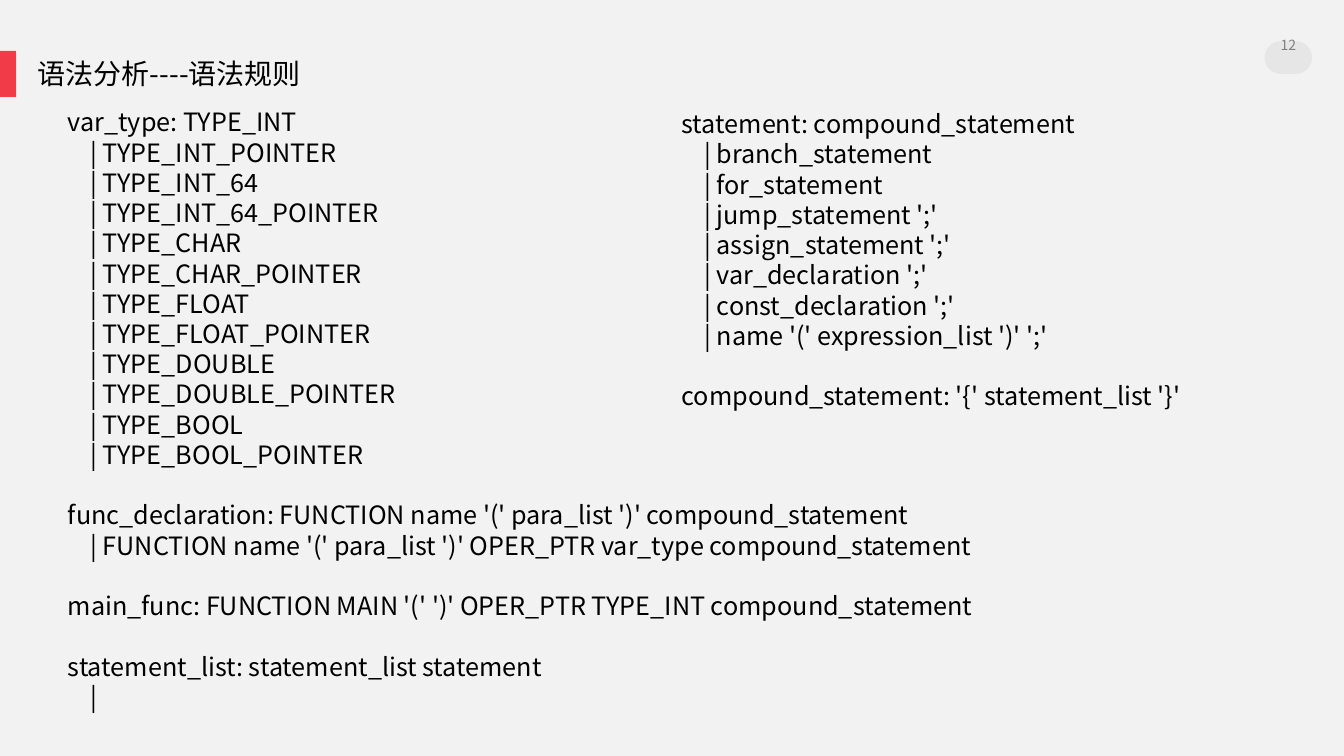
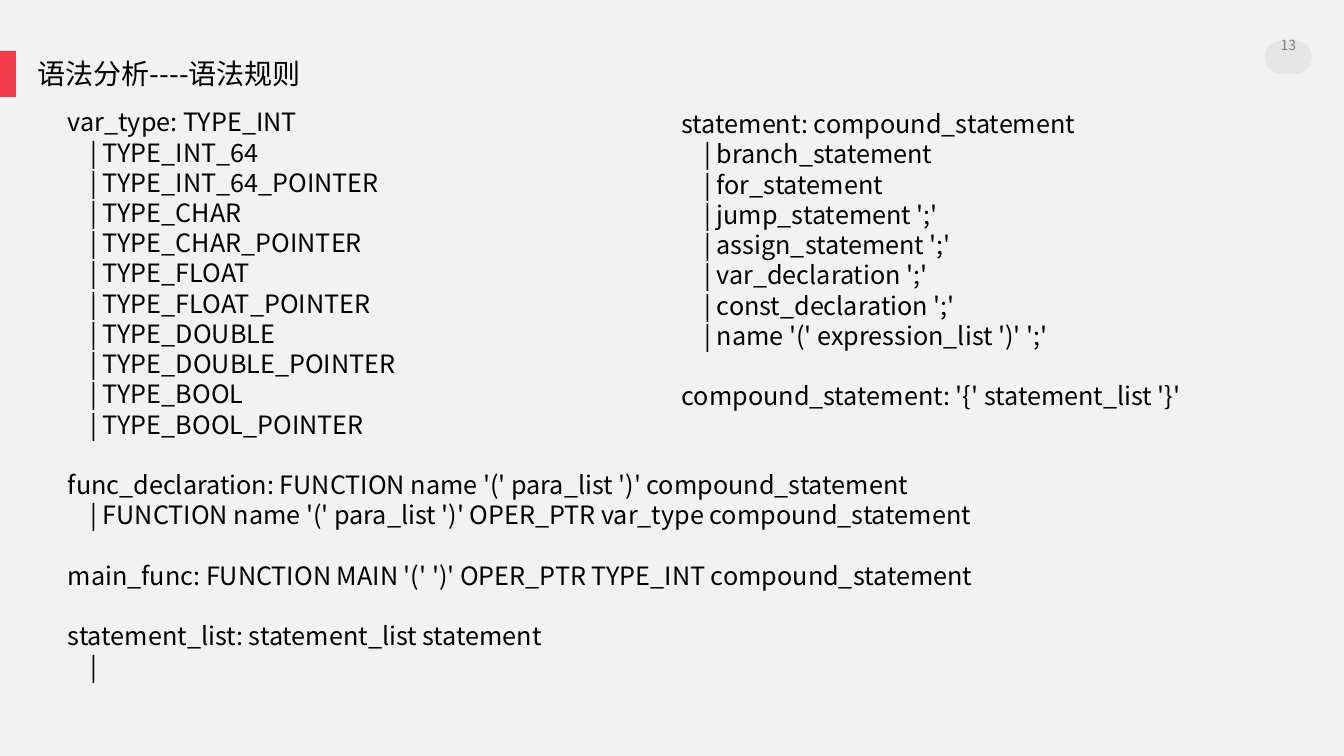
Before and after one commit to Skyminers/SkyCompiler, a slide deck: slide 13 of doc/SkyCompiler.pptx (slide 12 before the commit). Drawn at 1344x756 pixels with LibreOffice and Linux fonts; fonts in the diff are those of the drawing. Boxes give left, top, right and bottom in pixels: in the first picture for what was removed or moved away, otherwise in the second. Text is boxed around its words. In the diff, an @@ line names an element or a change of style, - is before the commit and + after.

```diff
--- a/doc/SkyCompiler.pptx
+++ b/doc/SkyCompiler.pptx
@@ page number at [1281, 40, 1297, 50]: text changed @@
-12
+13
@@ text at [103, 136, 337, 166]: paragraph removed @@
-| TYPE_INT_POINTER
```
Also in this commit, not shown: 7 other slides changed, 8 slides added.
